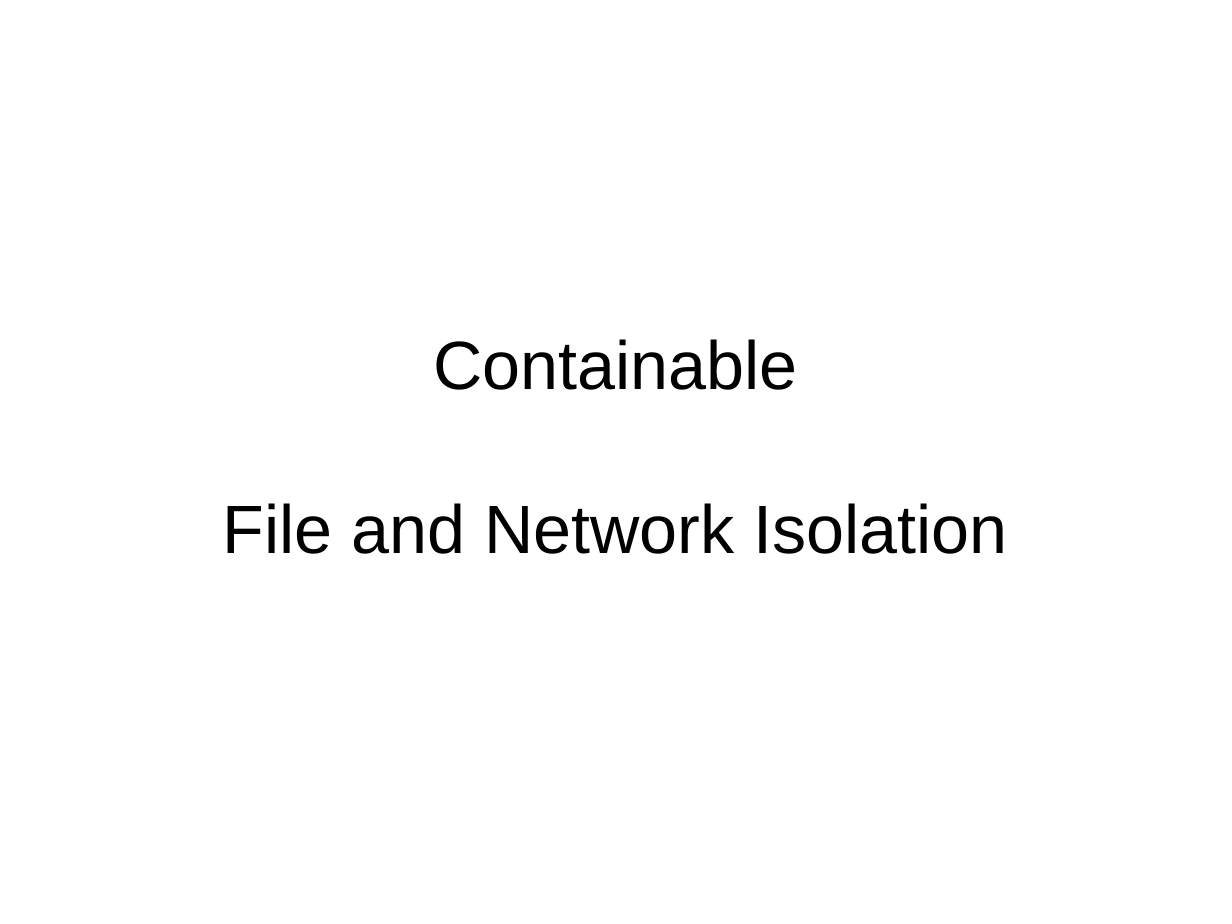
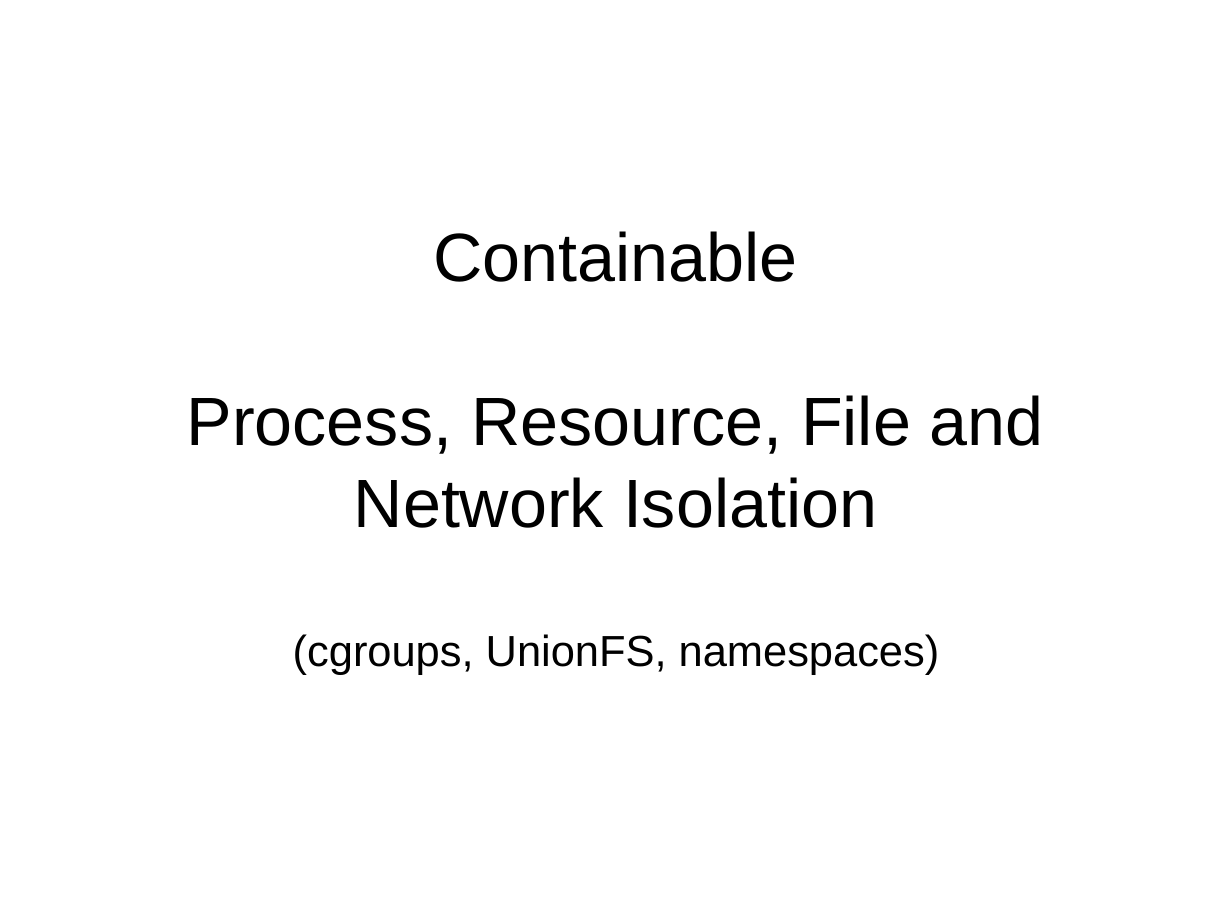
Before and after one commit to bobpaulin/whats-my-modularity, a slide deck: slide 43 of presentation/WhatsMyModularity.odp (slide 36 before the commit). Drawn at 1232x924 pixels with LibreOffice and Linux fonts; fonts in the diff are those of the drawing. Boxes give left, top, right and bottom in pixels: in the first picture for what was removed or moved away, otherwise in the second. Text is boxed around its words. In the diff, an @@ line names an element or a change of style, - is before the commit and + after.

Commit message:
Updated presentation

```diff
--- a/presentation/WhatsMyModularity.odp
+++ b/presentation/WhatsMyModularity.odp
@@ title at (x1=187, y1=231, x2=1044, y2=675): text changed @@
-Containable
-File and Network Isolation
+Containable
+Process, Resource, File and Network Isolation
+(cgroups, UnionFS, namespaces)
```
Also in this commit, not shown: 9 other slides changed, 8 slides added, 1 slide removed.
